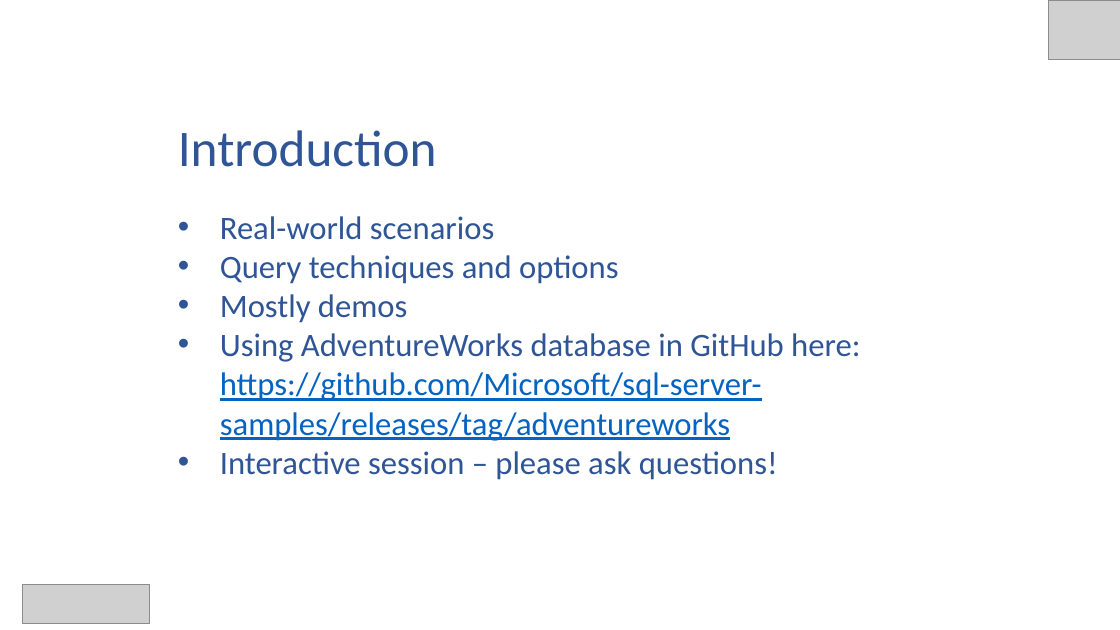
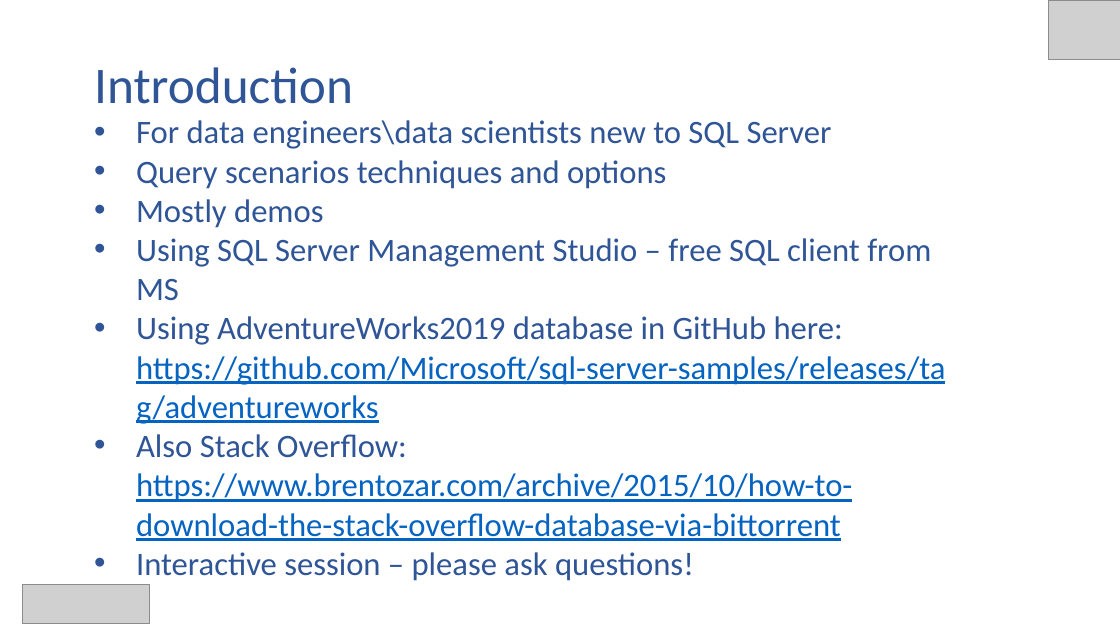
Before and after one commit to phil-a10/Talks, a slide deck: slide 2 of SQL Query Long Talk/Adatis/SQL Query Talk.pptx. Drawn at 1120x630 pixels with LibreOffice and Linux fonts; fonts in the diff are those of the drawing; grey boxes stand for pictures. Boxes give left, top, right and bottom in pixels: in the first picture for what was removed or moved away, otherwise in the second. Text is boxed around its words. In the diff, an @@ line names an element or a change of style, - is before the commit and + after.

```diff
--- a/SQL Query Long Talk/Adatis/SQL Query Talk.pptx
+++ b/SQL Query Long Talk/Adatis/SQL Query Talk.pptx
@@ text "Introduction": place and size @@
-text "Introduction" at (178, 130, 437, 167)
+text "Introduction" at (94, 67, 353, 104)
@@ text "For data engineers\data scientists new ...": place and size @@
-text "For data engineers\data scientists new ..." at (220, 216, 860, 480)
+text "For data engineers\data scientists new ..." at (136, 120, 945, 581)
@@ text at (136, 120, 832, 189): text changed @@
-• Real-world scenarios
-• Query techniques and options
+• For data engineers\data scientists new to SQL Server
+• Query scenarios techniques and options
@@ text at (136, 238, 945, 541): text changed @@
-• Using AdventureWorks database in GitHub here: https://github.com/Microsoft/sql-server-samples/releases/tag/adventureworks
+• Using SQL Server Management Studio – free SQL client from MS
+• Using AdventureWorks2019 database in GitHub here: https://github.com/Microsoft/sql-server-samples/releases/tag/adventureworks
+• Also Stack Overflow:
+  https://www.brentozar.com/archive/2015/10/how-to-download-the-stack-overflow-database-via-bittorrent
```
Also in this commit, not shown: 1 other slide changed, 3 slides added, 2 other files.
